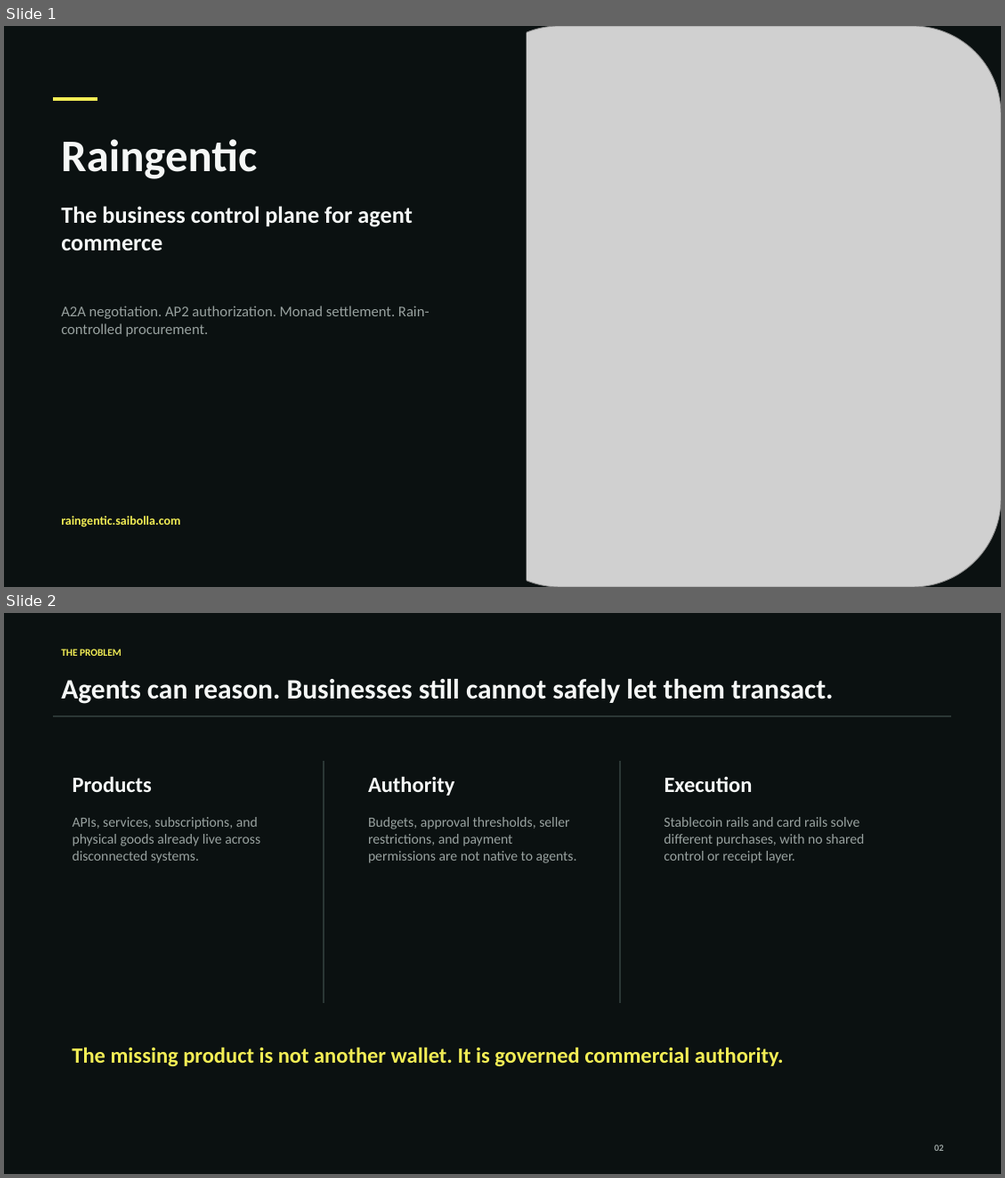
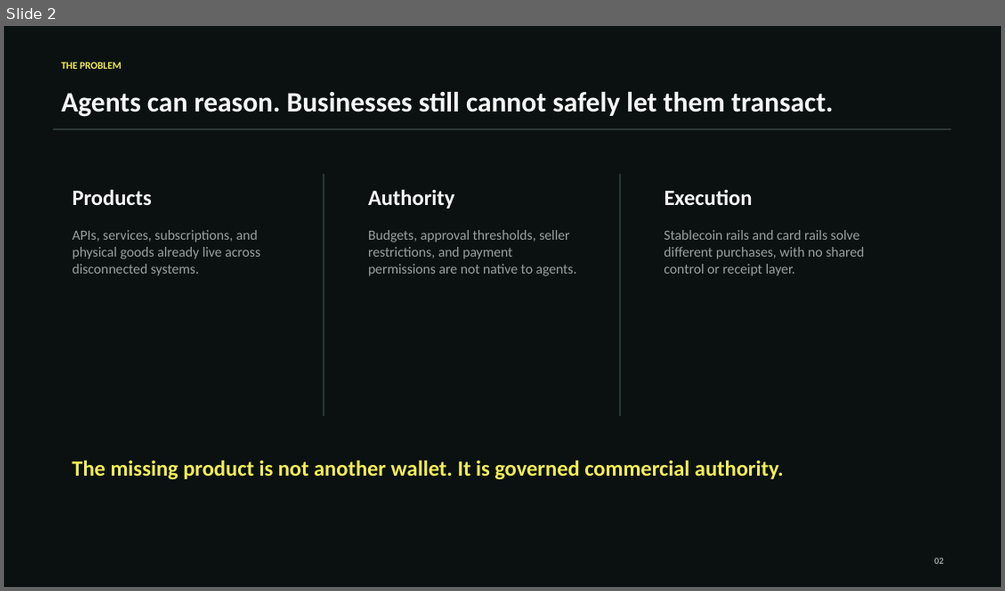
Before and after one commit to saikrishnabolla/caravel, a slide deck: public/submission/Raingentic-Hackathon-Deck.pptx. Shown one above the other, each under a label of ours: slides 1 and 2 before the commit, slide 2 after it. The pictures are 1005x1178 and 1005x591 pixels, drawn with LibreOffice and Linux fonts; fonts in the diff are those of the drawing; grey boxes stand for pictures. Boxes give left, top, right and bottom in pixels: in the first picture for what was removed or moved away, otherwise in the second. Text is boxed around its words. In the diff, an @@ line names an element or a change of style, - is before the commit and + after.

```diff
--- a/public/submission/Raingentic-Hackathon-Deck.pptx
+++ b/public/submission/Raingentic-Hackathon-Deck.pptx
@@ slide 1 removed at bbox=[4, 26, 1001, 587], background #0B1111 @@
@@ rounded rectangle removed at bbox=[4, 26, 526, 587] @@
@@ picture removed at bbox=[471, 26, 1001, 587] @@
@@ rectangle removed at bbox=[54, 98, 97, 101] @@
@@ text removed at bbox=[61, 139, 257, 179] @@
-Raingentic
@@ text removed at bbox=[61, 206, 412, 250] @@
-The business control plane for agent commerce
@@ text removed at bbox=[61, 305, 429, 337] @@
-A2A negotiation. AP2 authorization. Monad settlement. Rain-controlled procurement.
@@ text removed at bbox=[61, 516, 180, 527] @@
-raingentic.saibolla.com
```
Also in this commit, not shown: 1 slide changed, 10 slides added, 7 other slides removed, 2 other files.
